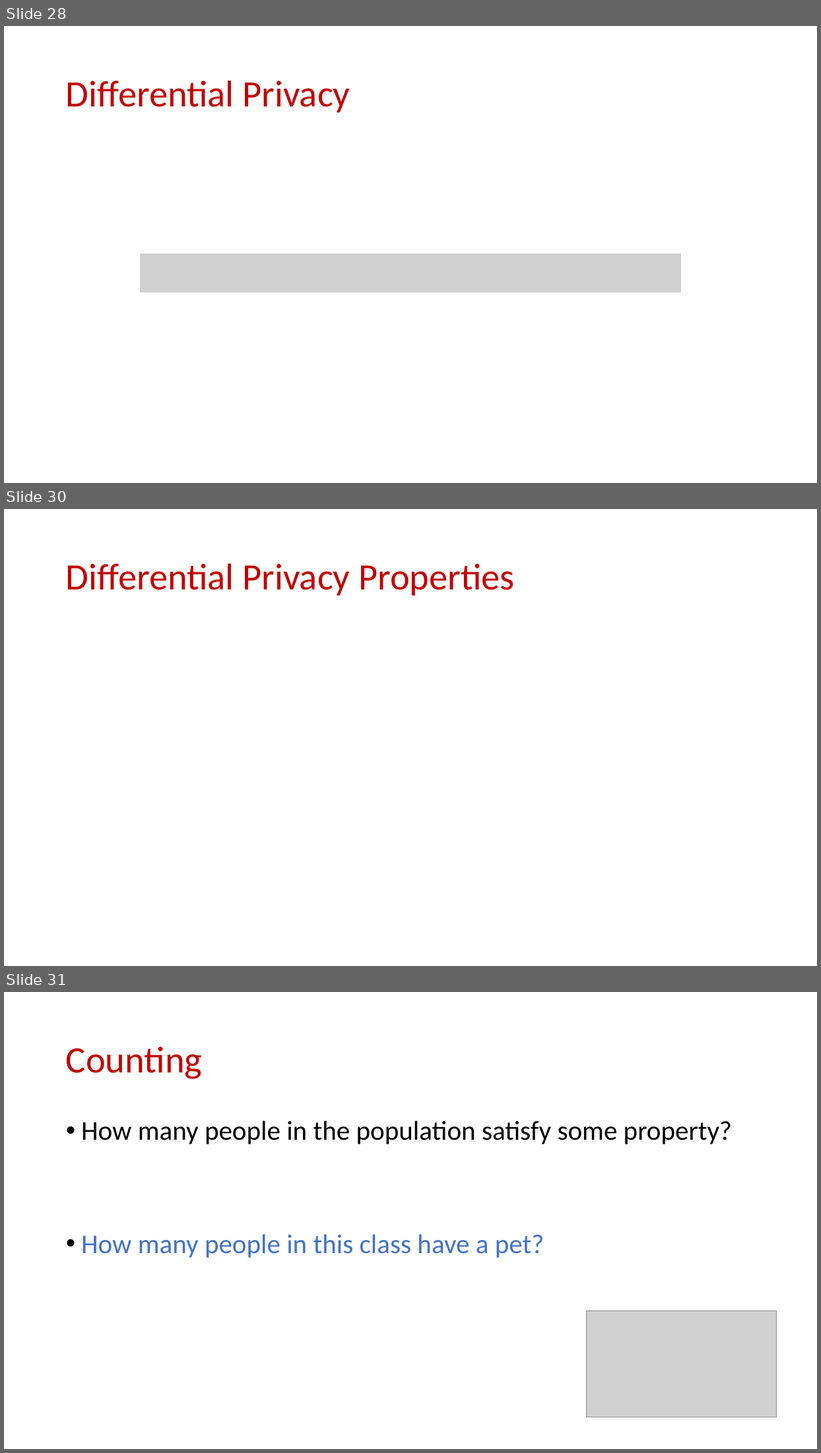
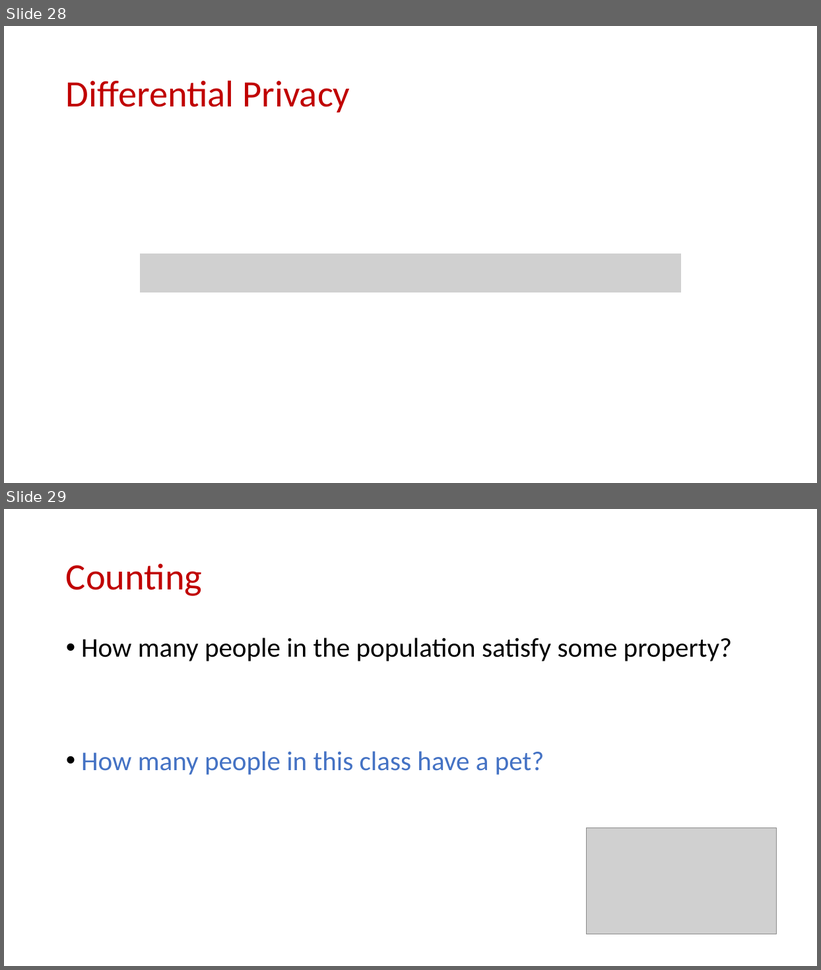
Before and after one commit to samsonzhou/samsonzhou.github.io, a slide deck: CSCE658-S24/L19.pptx. Shown one above the other, each under a label of ours: slides 28, 30 and 31 before the commit, slides 28 and 29 after it; the slides between them are not shown. The pictures are 821x1453 and 821x970 pixels, drawn with LibreOffice and Linux fonts; fonts in the diff are those of the drawing; grey boxes stand for pictures. Boxes give left, top, right and bottom in pixels: in the first picture for what was removed or moved away, otherwise in the second. Text is boxed around its words. In the diff, an @@ line names an element or a change of style, - is before the commit and + after.

```diff
--- a/CSCE658-S24/L19.pptx
+++ b/CSCE658-S24/L19.pptx
@@ slide 30 removed at bbox=[4, 509, 817, 966], background #FFFFFF @@
@@ title removed at bbox=[66, 563, 515, 595] @@
-Differential Privacy Properties
@@ what was slide 31 is now slide 29 @@
```
Also in this commit, not shown: 10 other slides removed, 1 other file.
